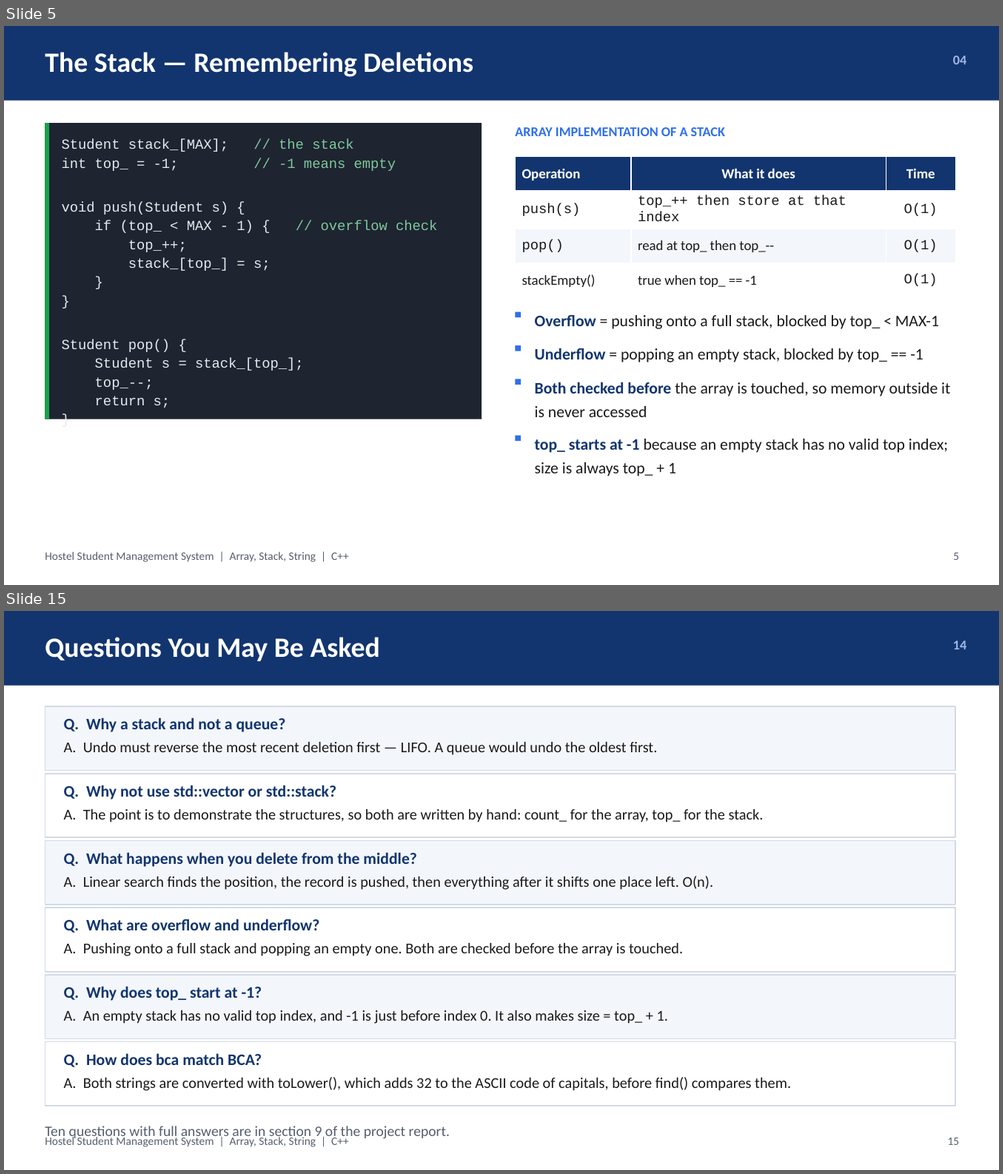
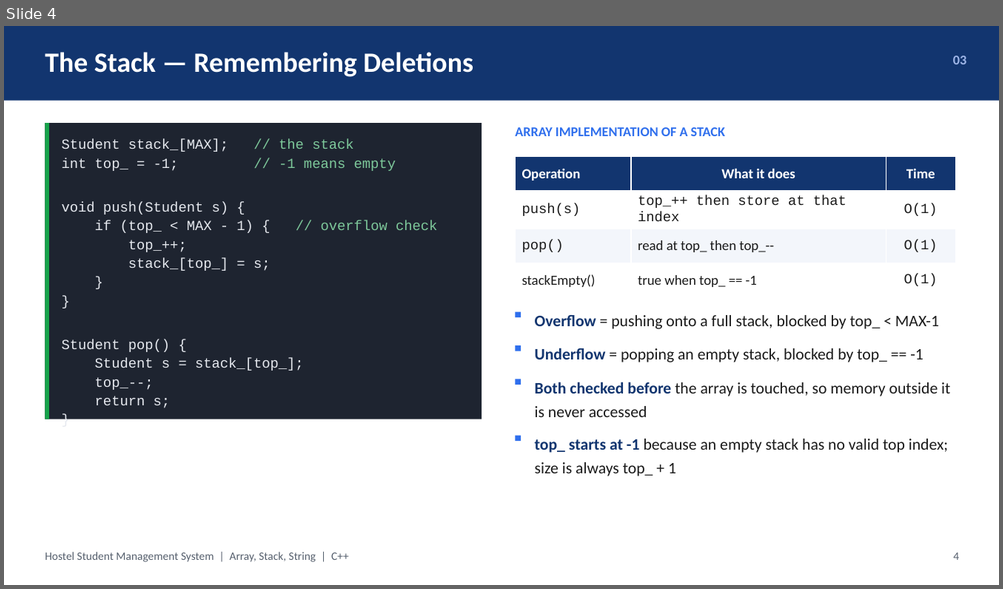
Before and after one commit to botvik155/apfa-data-structures, a slide deck: docs/DS_Project_2_Presentation.pptx. Shown one above the other, each under a label of ours: slides 5 and 15 before the commit, slide 4 after it; the slides between them are not shown. The pictures are 1003x1174 and 1003x589 pixels, drawn with LibreOffice and Linux fonts; fonts in the diff are those of the drawing. Boxes give left, top, right and bottom in pixels: in the first picture for what was removed or moved away, otherwise in the second. Text is boxed around its words. In the diff, an @@ line names an element or a change of style, - is before the commit and + after.

```diff
--- a/docs/DS_Project_2_Presentation.pptx
+++ b/docs/DS_Project_2_Presentation.pptx
@@ slide 15 removed at [4,611,999,1170], background #FFFFFF @@
@@ rectangle removed at [4,611,999,686] @@
@@ text removed at [45,637,380,661] @@
-Questions You May Be Asked
@@ text removed at [953,641,966,649] @@
-14
@@ rectangle removed at [45,706,956,771] @@
@@ text removed at [64,718,286,732] @@
-Q. Why a stack and not a queue?
@@ text removed at [64,742,657,755] @@
-A. Undo must reverse the most recent deletion first — LIFO. A queue would undo the oldest first.
@@ rectangle removed at [45,774,956,838] @@
@@ text removed at [64,785,336,800] @@
-Q. Why not use std::vector or std::stack?
@@ text removed at [64,809,763,823] @@
-A. The point is to demonstrate the structures, so both are written by hand: count_ for the array, top_ for the stack.
@@ rectangle removed at [45,841,956,905] @@
@@ text removed at [64,852,417,867] @@
-Q. What happens when you delete from the middle?
@@ text removed at [64,876,714,890] @@
-A. Linear search finds the position, the record is pushed, then everything after it shifts one place left. O(n).
@@ rectangle removed at [45,908,956,972] @@
@@ text removed at [64,919,319,933] @@
-Q. What are overflow and underflow?
@@ text removed at [64,943,683,957] @@
-A. Pushing onto a full stack and popping an empty one. Both are checked before the array is touched.
@@ rectangle removed at [45,975,956,1039] @@
@@ text removed at [64,986,262,1001] @@
-Q. Why does top_ start at -1?
@@ text removed at [64,1011,668,1024] @@
-A. An empty stack has no valid top index, and -1 is just before index 0. It also makes size = top_ + 1.
@@ rectangle removed at [45,1042,956,1106] @@
@@ text removed at [64,1054,262,1068] @@
-Q. How does bca match BCA?
@@ text removed at [64,1077,791,1091] @@
-A. Both strings are converted with toLower(), which adds 32 to the ASCII code of capitals, before find() compares them.
@@ text removed at [45,1126,449,1140] @@
-Ten questions with full answers are in section 9 of the project report.
@@ text removed at [45,1136,349,1147] @@
-Hostel Student Management System | Array, Stack, String | C++
@@ text removed at [948,1138,959,1145] @@
-15
@@ what was slide 5 is now slide 4 @@
@@ slide 4 changed as well @@
@@ text at [953,56,966,64]: text changed @@
-04
+03
@@ text at [953,553,959,560]: text changed @@
-5
+4
```
Also in this commit, not shown: 5 other slides changed, 1 slide added, 8 other slides removed, 3 other files.
